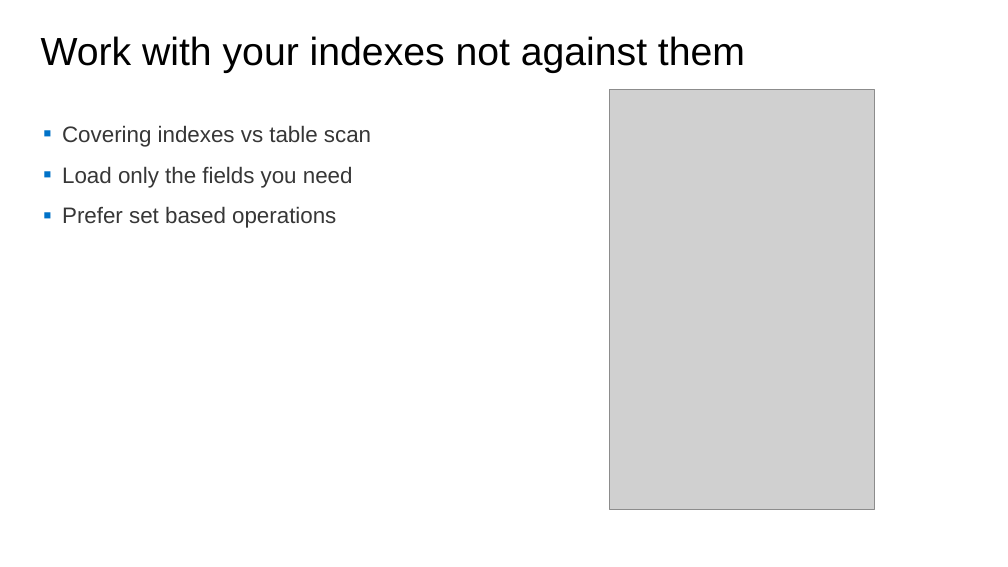
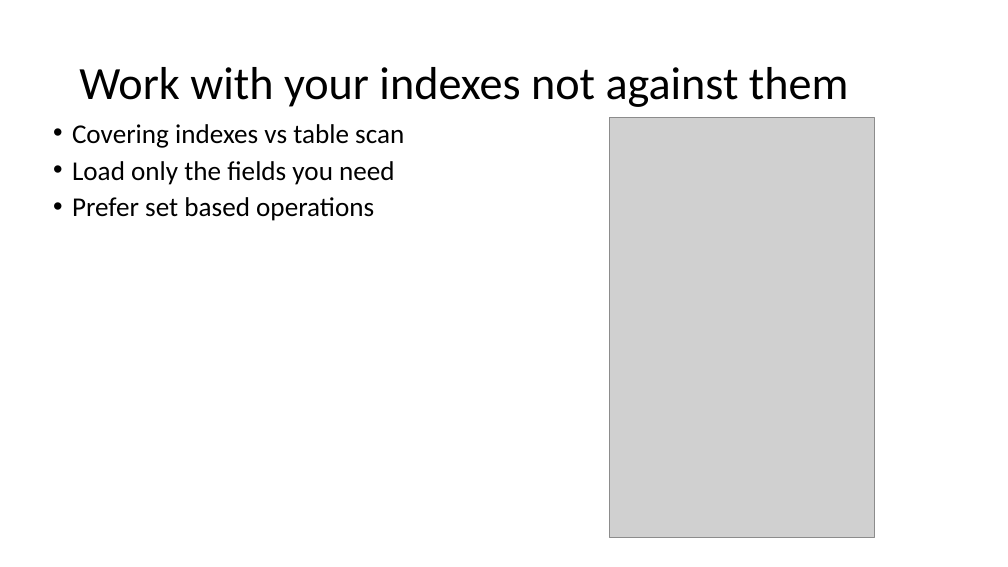
Before and after one commit to jwooley/RecipeWebApi, a slide deck: slide 6 of EFPerf.pptx (slide 8 before the commit). Drawn at 1008x567 pixels with LibreOffice and Linux fonts; fonts in the diff are those of the drawing; grey boxes stand for pictures. Boxes give left, top, right and bottom in pixels: in the first picture for what was removed or moved away, otherwise in the second. Text is boxed around its words. In the diff, an @@ line names an element or a change of style, - is before the commit and + after.

```diff
--- a/EFPerf.pptx
+++ b/EFPerf.pptx
@@ title "Work with your indexes not ...": place and size @@
-title "Work with your indexes not ..." at [41,36,745,73]
+title "Work with your indexes not ..." at [79,67,848,107]
@@ title "Work with your indexes not ..." at [79,67,848,107]: size 28 to 33 pt, font Arial to Calibri; vertical alignment top to middle @@
@@ text "Covering indexes vs table scan" at [72,124,404,221]: size 16 to 19.4 pt, font Arial to Calibri, text colour #373737 to #000000; bullet ▪ to •; line spacing 0.9 to 0.8; less space between paragraphs @@
@@ picture: place and size @@
-picture at [610,90,874,510]
+picture at [610,118,874,538]
```
Also in this commit, not shown: 13 other slides changed, 6 slides added, 1 slide removed.
